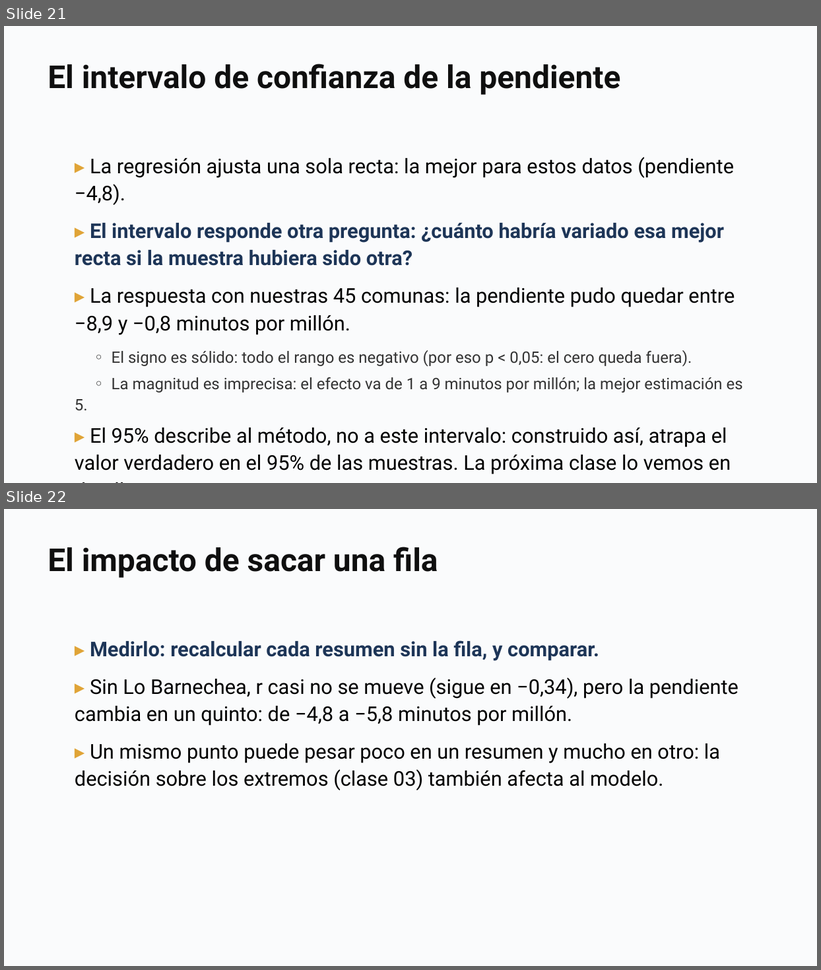
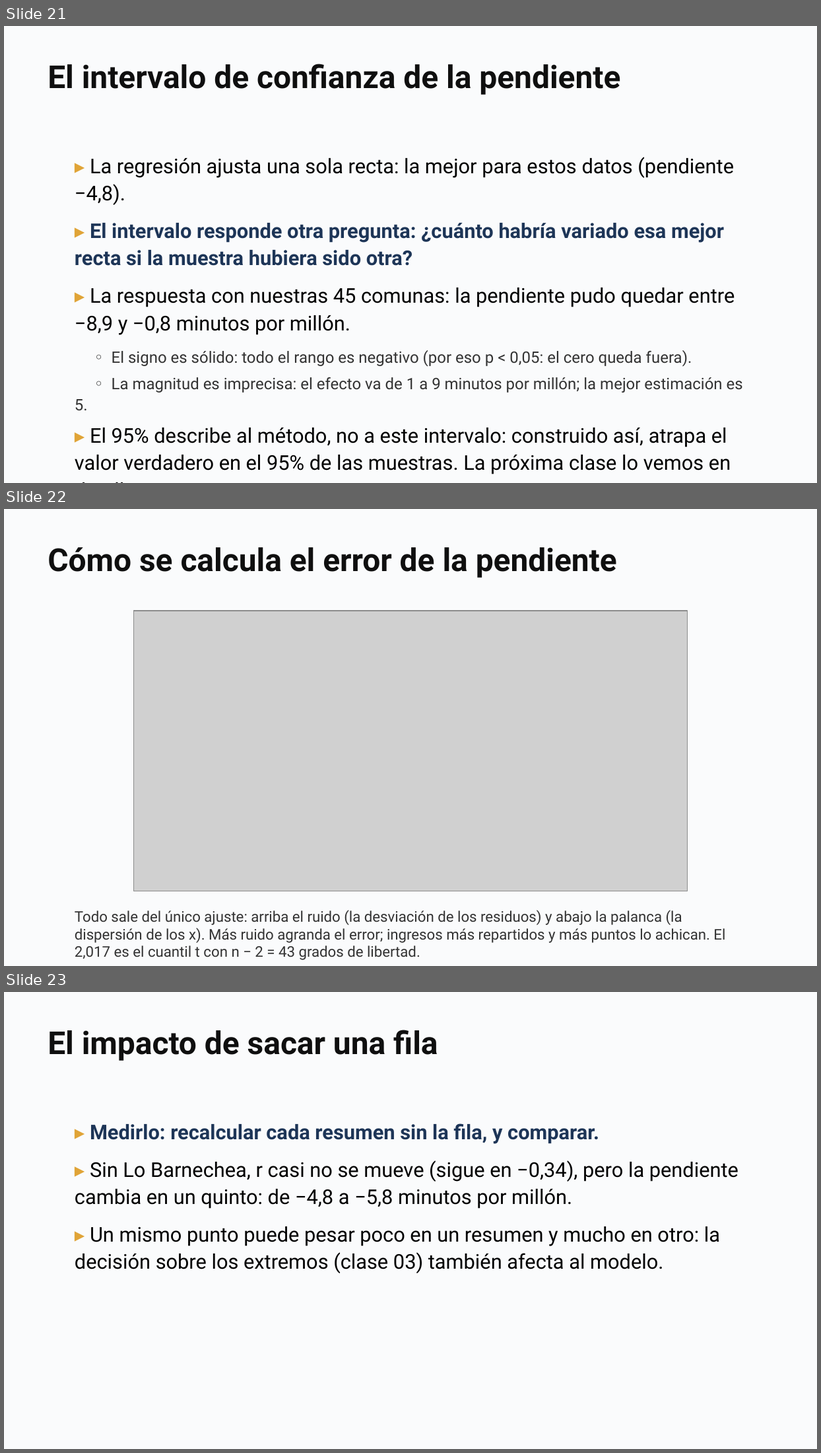
Before and after one commit to daniopitz/cienciadatos, a slide deck: presentaciones/clase04_regresion.pptx. Shown one above the other, each under a label of ours: slides 21 and 22 before the commit, slides 21, 22 and 23 after it. The pictures are 821x970 and 821x1453 pixels, drawn with LibreOffice and Linux fonts; fonts in the diff are those of the drawing; grey boxes stand for pictures. Boxes give left, top, right and bottom in pixels: in the first picture for what was removed or moved away, otherwise in the second. Text is boxed around its words. In the diff, an @@ line names an element or a change of style, - is before the commit and + after.

```diff
--- a/presentaciones/clase04_regresion.pptx
+++ b/presentaciones/clase04_regresion.pptx
@@ slide 22 added at [4,509,817,966], background #FFFFFF @@
@@ rectangle added at [4,509,817,966], fill #FAFBFC @@
@@ text added at [48,547,617,578], 28 pt, text #0F0F0F, bold @@
+Cómo se calcula el error de la pendiente
@@ picture added at [133,611,687,891] @@
@@ text added at [75,910,725,960], 13 pt, text #333333 @@
+Todo sale del único ajuste: arriba el ruido (la desviación de los residuos) y abajo la palanca (la dispersión de los x). Más ruido agranda el error; ingresos más repartidos y más puntos lo achican. El 2,017 es el cuantil t con n − 2 = 43 grados de libertad.
@@ what was slide 22 is now slide 23 @@
```
Also in this commit, not shown: 2 other files.
